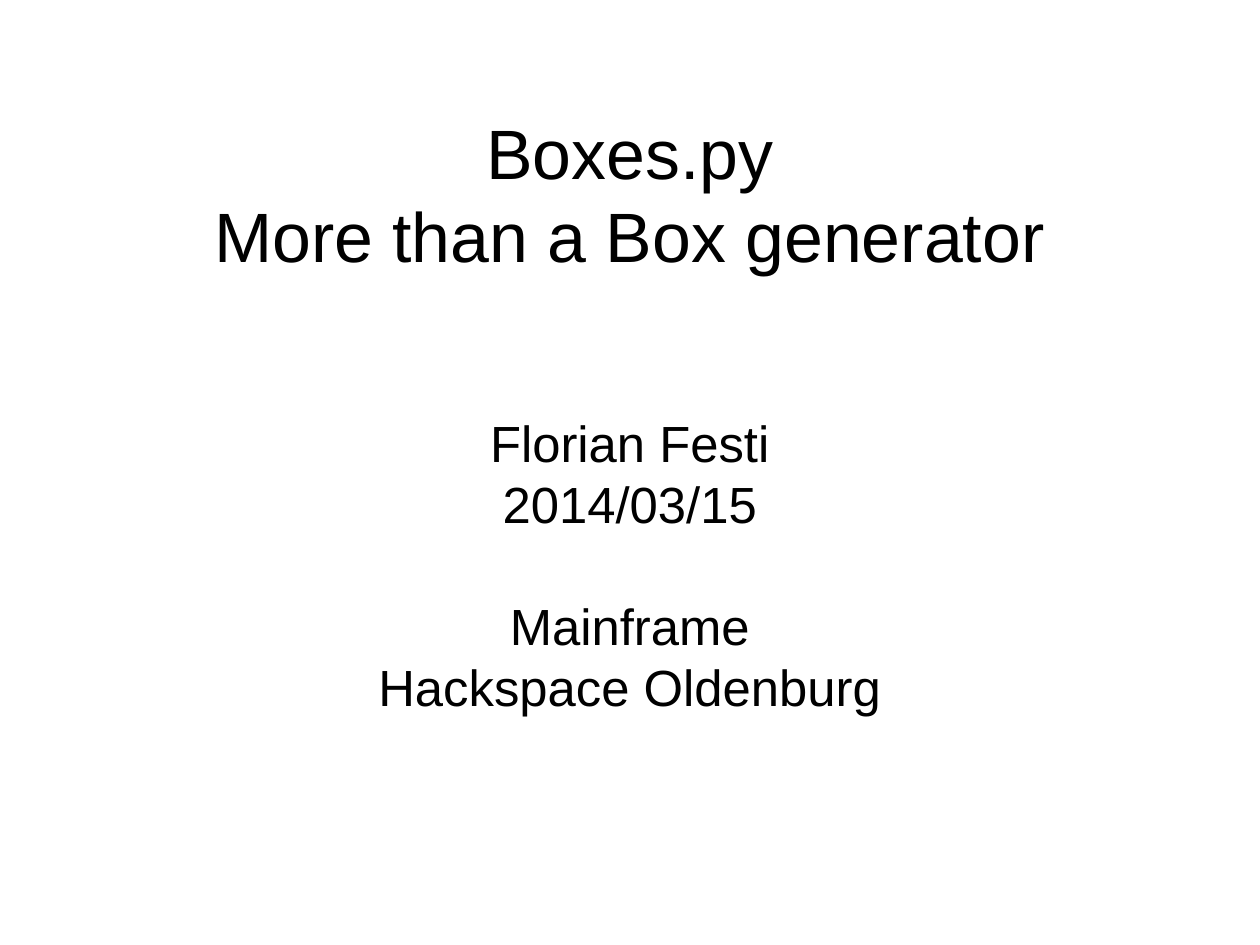
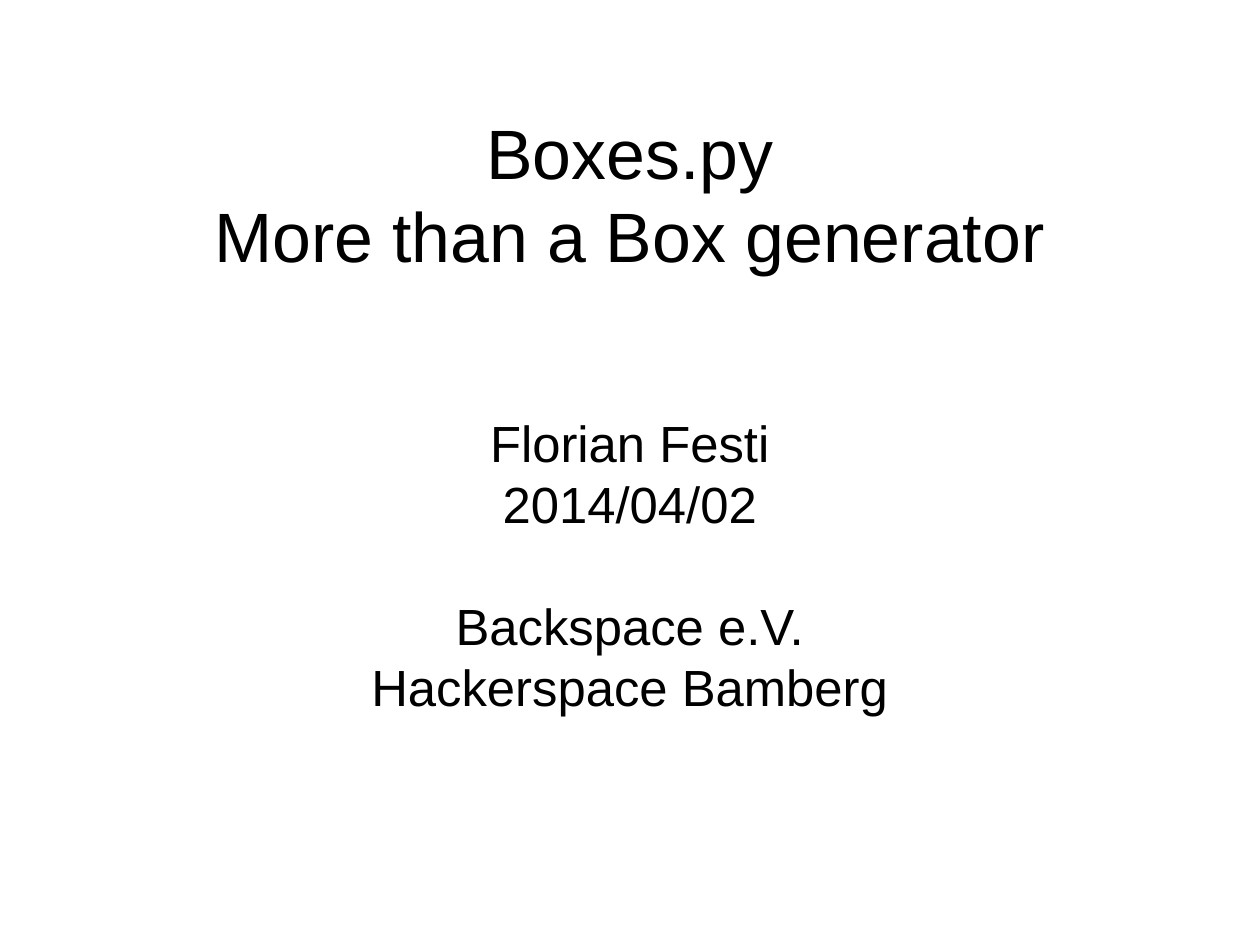
Before and after one commit to florianfesti/boxes, a slide deck: slide 1 of documentation/presentation.odp. Drawn at 1260x945 pixels with LibreOffice and Linux fonts; fonts in the diff are those of the drawing. Boxes give left, top, right and bottom in pixels: in the first picture for what was removed or moved away, otherwise in the second. Text is boxed around its words. In the diff, an @@ line names an element or a change of style, - is before the commit and + after.

Commit message:
Some more editing of the presentation

```diff
--- a/documentation/presentation.odp
+++ b/documentation/presentation.odp
@@ subtitle at [371, 486, 888, 717]: text changed @@
-2014/03/15
-Mainframe
-Hackspace Oldenburg
+2014/04/02
+Backspace e.V.
+Hackerspace Bamberg
```
Also in this commit, not shown: 1 other slide changed, 2 slides added.
